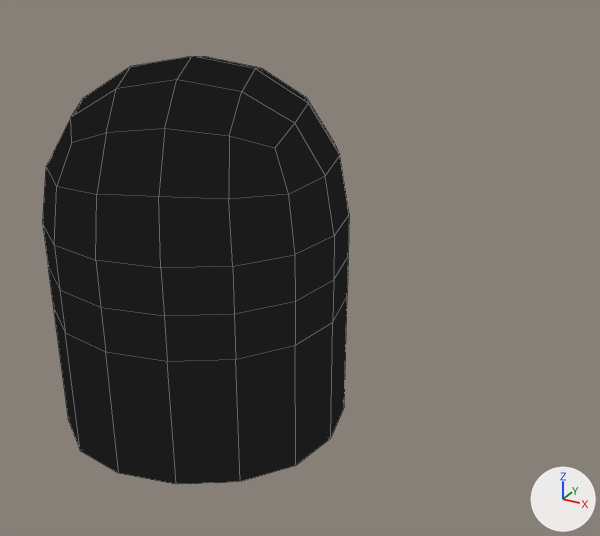
Renders of the Blender file blender/Bunker/Titan2 Blockout/Titan2Blockout.blend from each side of a commit.
Rendered twice from a 50 mm camera at (19.8, -27.2, 11.3) aimed at (2.8, 3.8, -4.2). The lights are fixed; the arrows at lower right show +X, +Y and +Z. Mesh edges are drawn as thin lines.

The scene before the commit, as lines of its bpy script (objects in view):
```python
me_cube_002 = bpy.data.meshes.new('Cube.002')
me_cube_002.from_pydata(...)  # 146 vertices, 144 faces; spans x -6.3..6.3, y -6.3..6.3, z -9.4..6.3
me_cube_002.materials.append(mat_outlineblack)  # black #1b1b1b
me_cube_016 = bpy.data.meshes.new('Cube.016')
me_cube_016.from_pydata(...)  # 48 vertices, 32 faces; spans x -5.19..5.19, y -5.19..5.19, z 0.18..0.8
ob_domesuspensionring_p = bpy.data.objects.new('DomeSuspensionRing P', me_cube_016)
ob_domesuspensionring_p.location = (-0.46, -0.09, 2.2)
ob_domesuspensionring_p.rotation_euler = (0.0, 0.0, 0.393)  # degrees (0, 0, 23)
ob_domesuspensionring_p.scale = (1.0, 1.0, 0.932)
ob_domesuspensionring_p.hide_set(True)
ob_lcc_shell_outer_p = bpy.data.objects.new('LCC Shell Outer P', me_cube_002)
ob_lcc_shell_outer_p.location = (0.0, 0.0, -0.58)
ob_lcc_shell_outer_p.rotation_euler = (0.0, 0.0, 0.393)  # degrees (0, 0, 23)
```
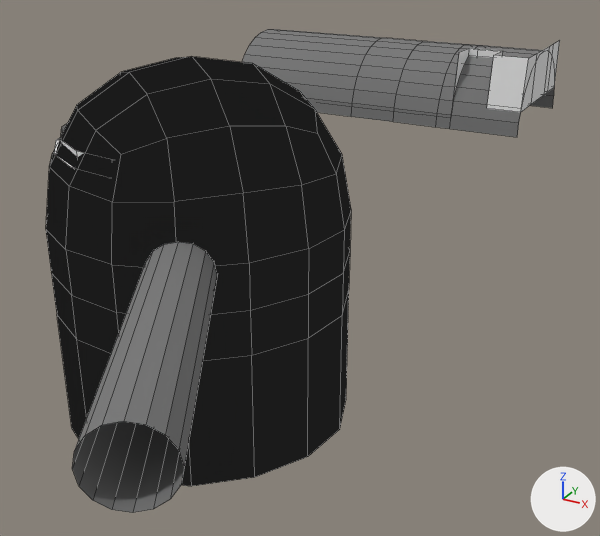
Where the newer file only moved an object's origin or applied its transform, the numbers keep the older frame.

Boxes (x1, y1, x2, y2) around the edits, measured in the pictures (600 x 536 px):
'LCC Shell Outer P', turned, modifiers changed: before (43, 56, 349, 484); after (46, 56, 351, 486)
'Cylinder', added: after (72, 242, 217, 513)
'Cylinder.001', added: after (242, 29, 554, 137)
'Cylinder.002', added: after (453, 41, 560, 112)
'DomeSuspensionRing P', shown: after (54, 124, 109, 178)

The edits, one by one:
me_cube_016 has 48 vertices, 32 faces and spans x -5.19..5.19, y -5.19..5.19, z 0.18..0.8.
me_cube_016 is used by ob_domesuspensionring_p; location (-0.46, -0.09, 2.2); rotation (0.0, 0.0, 0.393), in degrees (0, 0, 23); scale (1.0, 1.0, 0.932).
me_cube_016 part 1: the whole mesh is turned 28.8 degrees about the z axis through its middle, then moved by (0.01, -0.23, 0.0).
Mesh me_cylinder_008 is new.
It is a 16-sided cylinder along z spanning x -1.0..1.0, y -1.0..1.0, z -1.0..1.0.
Mesh me_cylinder_003 is new.
It has 63 vertices, 45 faces and spans x -3.95..-0.58, y -3.94..3.66, z -0.57..11.27.
Mesh me_cylinder_002 is new.
It has 102 vertices, 80 faces and spans x -3.9..0.0, y -3.9..3.9, z -6.5..10.8.
It uses material mat_backface (grey #787878).
Mesh me_cylinder is new.
It has 32 vertices, 16 faces and spans x -1.31..1.31, y -1.31..1.31, z -6.16..6.16.
It uses material mat_normal (grey #787878).
Object 'LCC Shell Outer P' (ob_lcc_shell_outer_p) turns from (0, 0, 23) to (0, 0, 51) degrees about x, y and z.
Object 'LCC Shell Outer P' (ob_lcc_shell_outer_p) gains a BOOLEAN modifier named 'Boolean'.
Modifier setting: object = ob_bool.
Modifier setting: solver = 'FLOAT'.
Object 'DomeSuspensionRing P' (ob_domesuspensionring_p) is now shown.
Object 'Bool' (ob_bool) is new; it shows me_cylinder_008.
Its location is (5.419, -9.697, -0.925).
Its rotation in degrees is (90, 0, 30).
Its scale is (1.31, 1.31, 6.16).
Its hide render is True.
Object 'Cylinder.002' (ob_cylinder_002) is new; it shows me_cylinder_003.
Its location is (-2.03, 19.4, 0.11).
Its rotation in degrees is (0, 90, 0).
Object 'Cylinder.001' (ob_cylinder_001) is new; it shows me_cylinder_002.
Its location is (-1.57, 19.26, 0.11).
Its rotation in degrees is (0, 90, 0).
Object 'Cylinder' (ob_cylinder) is new; it shows me_cylinder.
Its location is (5.41, -9.68, -0.93).
Its rotation in degrees is (90, 0, 30).
